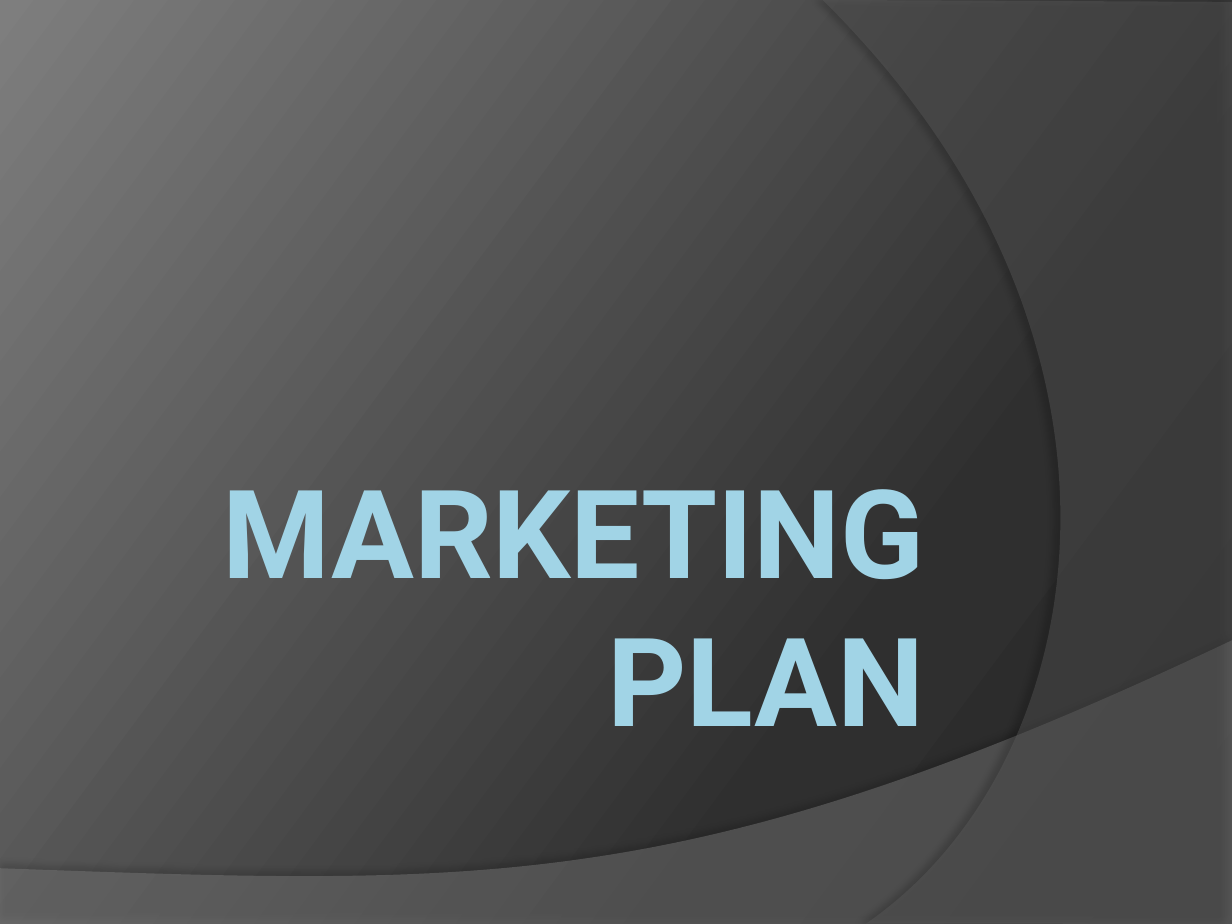
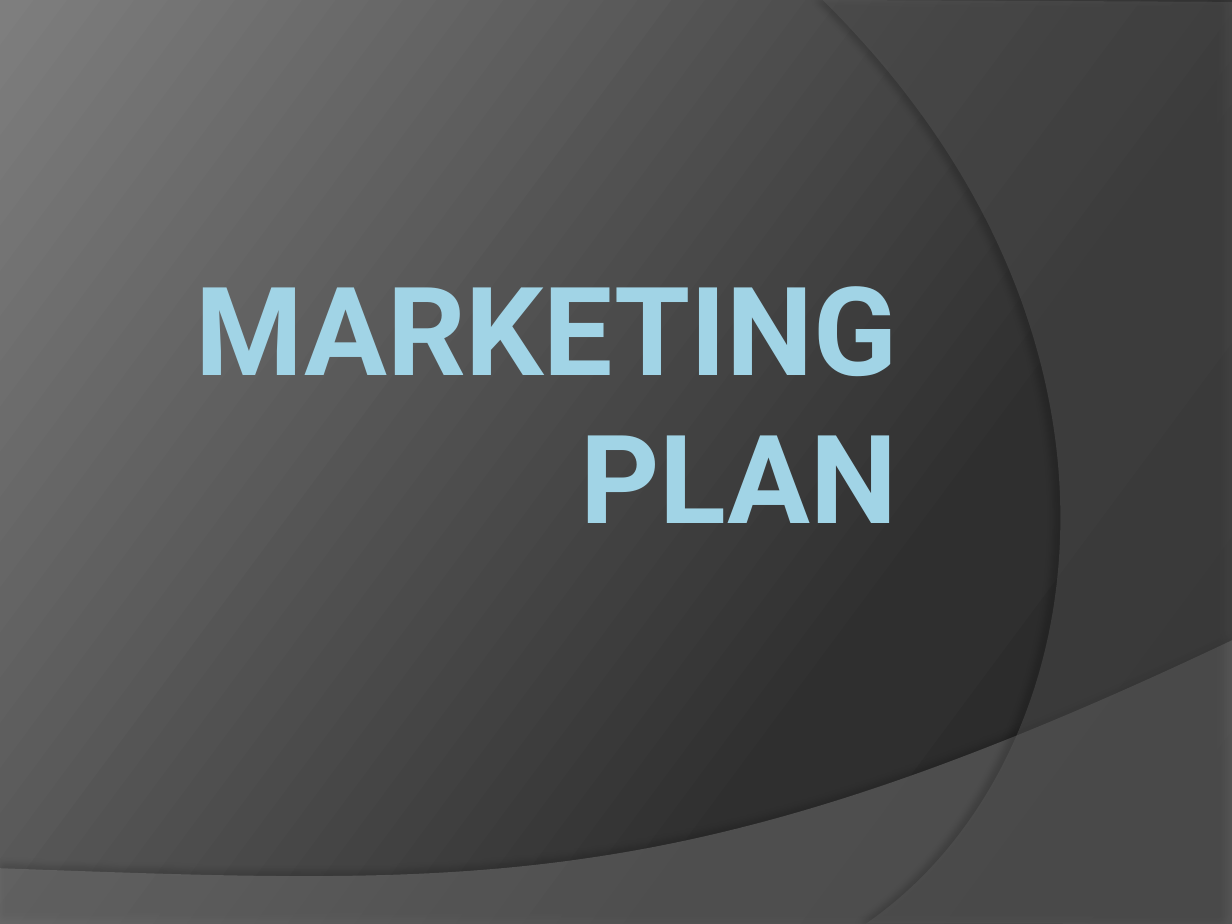
Before and after one commit to Rahul97532/DSA_File, a slide deck: slide 1 of Marketing Plan.pptx. Drawn at 1232x924 pixels with LibreOffice and Linux fonts; fonts in the diff are those of the drawing. Boxes give left, top, right and bottom in pixels: in the first picture for what was removed or moved away, otherwise in the second. Text is boxed around its words. In the diff, an @@ line names an element or a change of style, - is before the commit and + after.

```diff
--- a/Marketing Plan.pptx
+++ b/Marketing Plan.pptx
@@ title "MARKETING PLAN": place and size @@
-title "MARKETING PLAN" at (222, 489, 924, 726)
+title "MARKETING PLAN" at (195, 286, 897, 523)
```
Also in this commit, not shown: 2 other slides changed.
